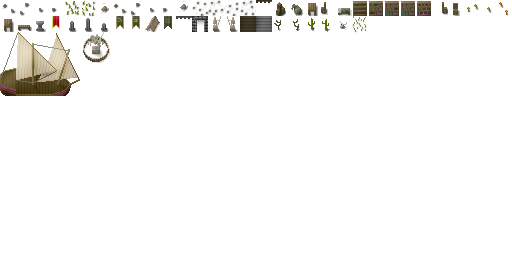
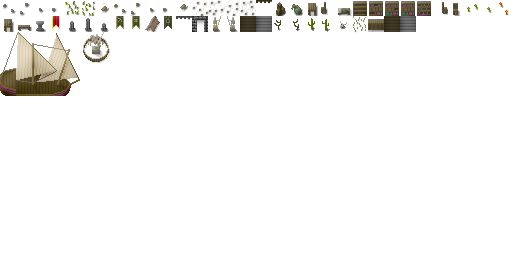
Comparing the layer stacks of the two 512 × 256 images. Changes:
added layer "Pasted Layer" above "shade" over [384, 16, 416, 32]
painted on "shade" over [3, 3, 384, 32]
